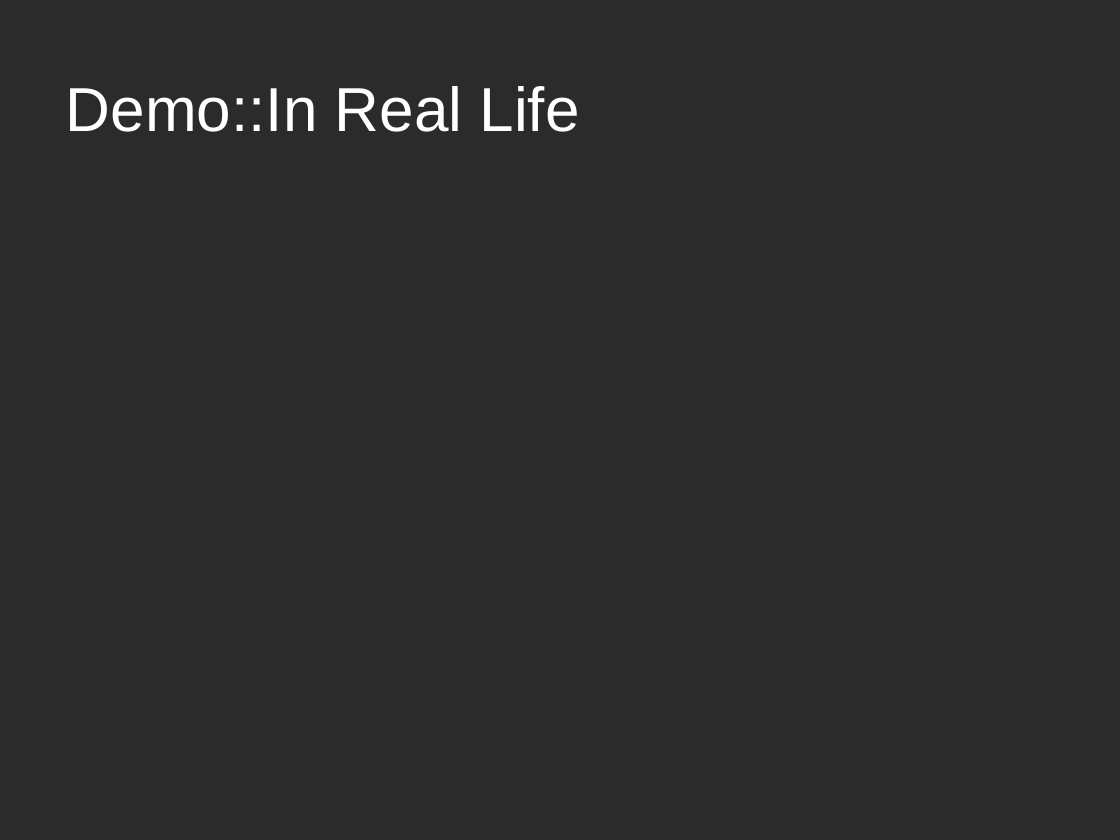
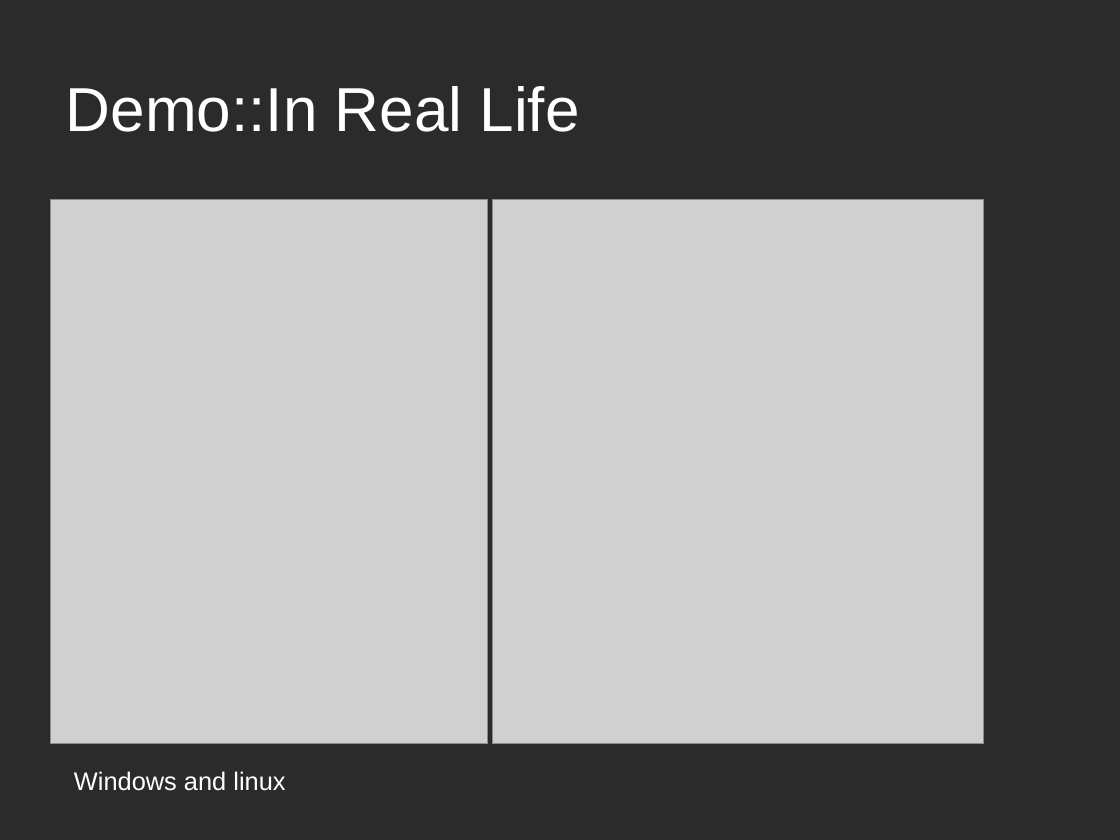
Before and after one commit to rocketII/QT-notepad-light, a slide deck: slide 2 of dv1497-qt-projekt-red.odp. Drawn at 1120x840 pixels with LibreOffice and Linux fonts; fonts in the diff are those of the drawing; grey boxes stand for pictures; background and template pictures are left out; a plain dark background stands for a picture behind light text. Boxes give left, top, right and bottom in pixels: in the first picture for what was removed or moved away, otherwise in the second. Text is boxed around its words. In the diff, an @@ line names an element or a change of style, - is before the commit and + after.

Commit message:
*presentation file update

```diff
--- a/dv1497-qt-projekt-red.odp
+++ b/dv1497-qt-projekt-red.odp
@@ picture added at (51,200,488,744) @@
@@ picture added at (492,200,984,744) @@
@@ text added at (74,771,285,791), 18 pt, text #FFFFFF @@
+Windows and linux
```
Also in this commit, not shown: 1 other slide changed, 1 other file.
